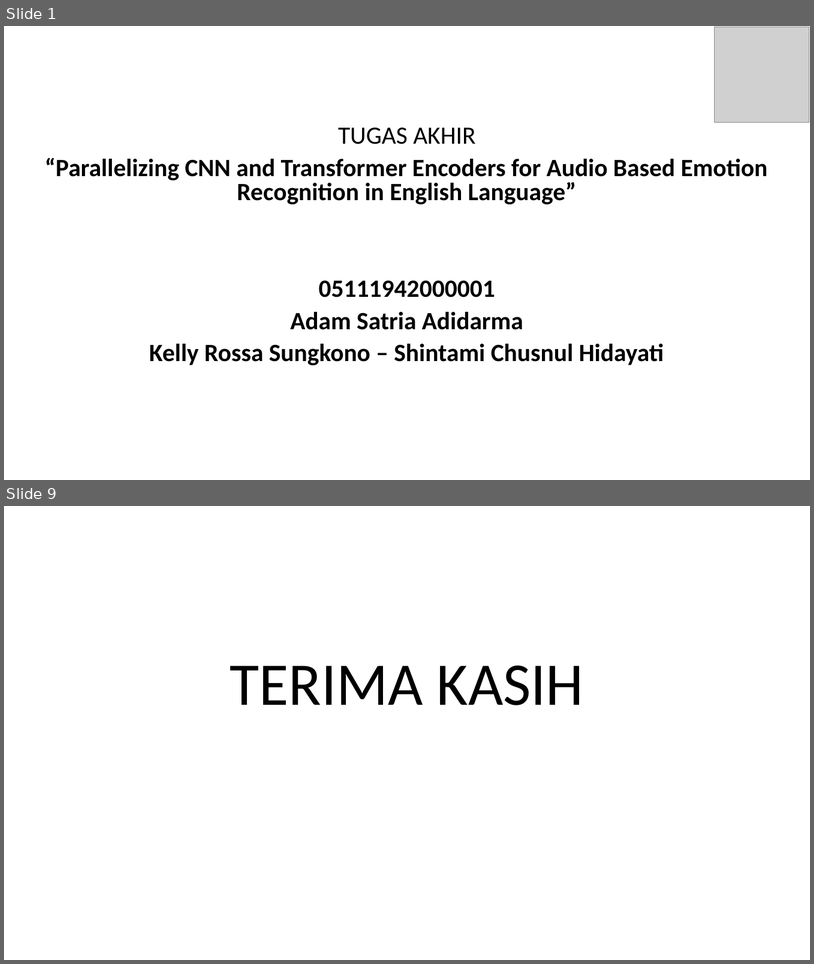
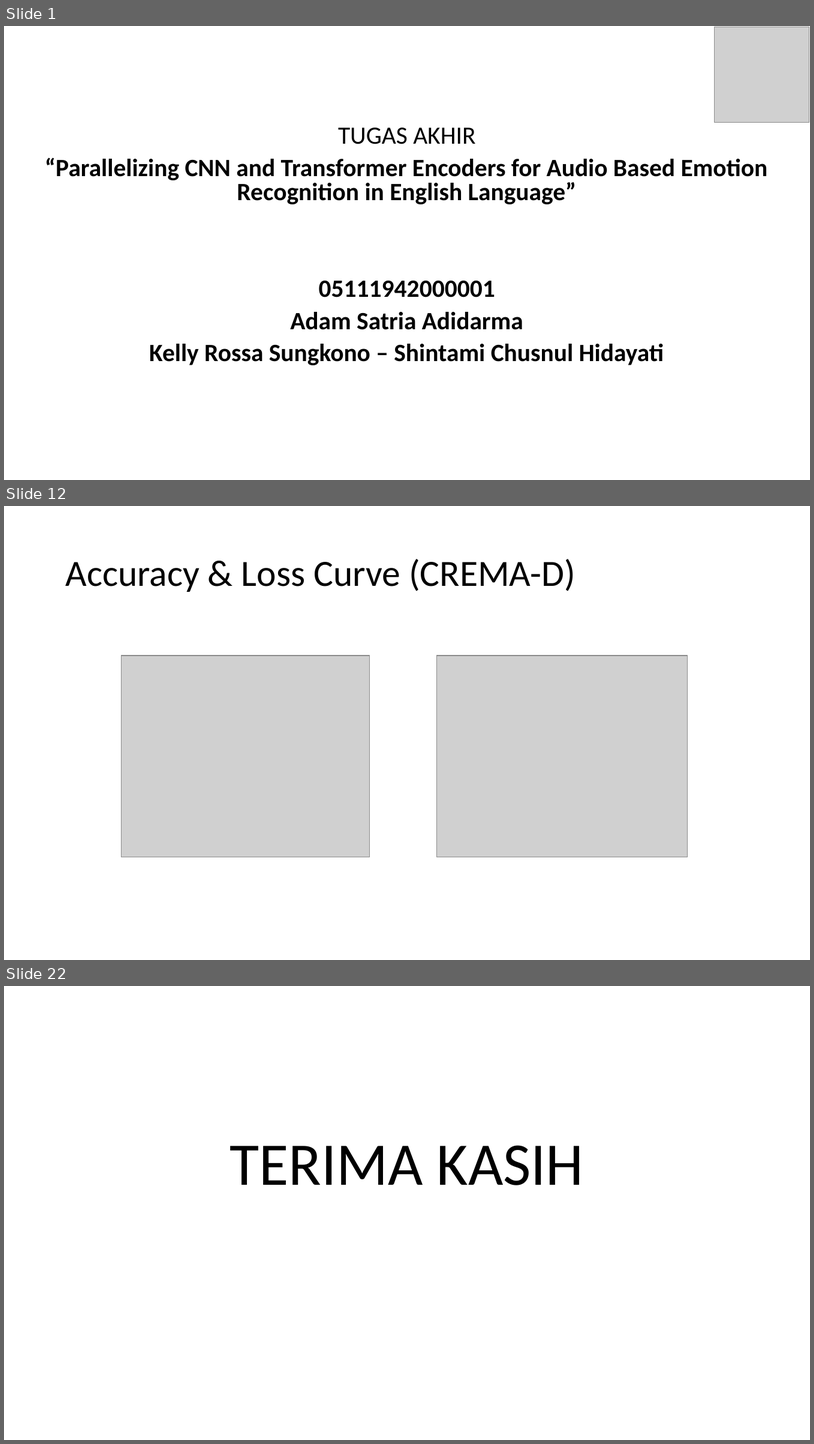
Before and after one commit to satria-ui/TugasAkhir2023, a slide deck: Template presentasi TA.pptx. Shown one above the other, each under a label of ours: slides 1 and 9 before the commit, slides 1, 12 and 22 after it; the slides between them are not shown. The pictures are 814x964 and 814x1444 pixels, drawn with LibreOffice and Linux fonts; fonts in the diff are those of the drawing; grey boxes stand for pictures; background and template pictures are left out. Boxes give left, top, right and bottom in pixels: in the first picture for what was removed or moved away, otherwise in the second. Text is boxed around its words. In the diff, an @@ line names an element or a change of style, - is before the commit and + after.

```diff
--- a/Template presentasi TA.pptx
+++ b/Template presentasi TA.pptx
@@ slide 12 added at <box>4,506,810,960</box>, background picture (left out) @@
@@ title added at <box>65,559,576,592</box>, 44 pt, text #000000 @@
+Accuracy & Loss Curve (CREMA-D)
@@ picture added at <box>122,655,370,857</box> @@
@@ picture added at <box>437,655,687,857</box> @@
@@ what was slide 9 is now slide 22 @@
```
Also in this commit, not shown: 1 slide changed, 18 other slides added, 6 slides removed, 1 other file.
